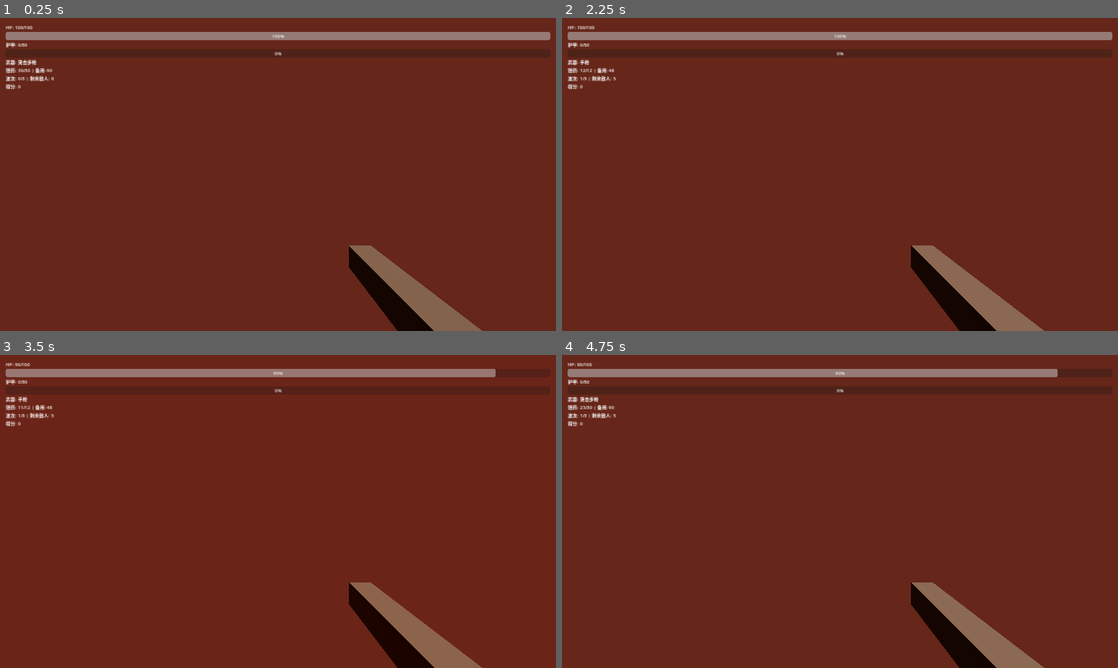
Above: before the commit, frames 1-4 (two rows, left to right).
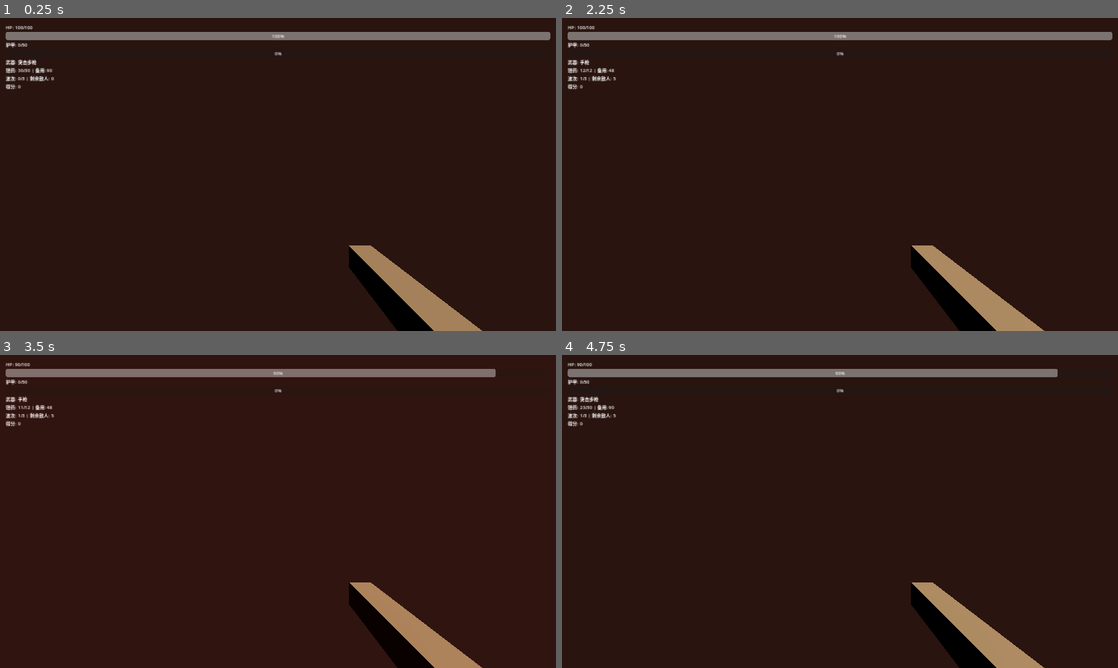
Above: after the commit, the same moments.

Repository: HP-jh/mars-arena-64type
Game: Godot game, scene res://scenario/main.tscn
Two runs of this game, one before a commit and one after it. Both use one fixed random seed, a clock stepped at 60 frames per second and the inputs below.
Inputs (mouse positions are in pixels of both pictures, inside the frame that each line leads up to):
- Up to frame 1 (0.25 s): no input
- Up to frame 2 (2.25 s): tap Enter at 0.5, 2 s; move the mouse to (867, 174) at 0.52 s; press the mouse at (867, 174) at 0.53 s; hold W (move_forward) from 0.53 s (still down); tap Space (jump) at 0.77, 1.25, 1.52 s; move the mouse to (812, 174) at 1.27 s; release the mouse at (812, 174) at 1.28 s; tap Shift (sprint) at 1.35 s; move the mouse to (851, 168) at 2.02 s; hold Q (switch_weapon) from 2.03 s (still down)
- Up to frame 3 (3.5 s): keep holding W (move_forward); tap Space (jump) at 2.75, 3.02 s; move the mouse to (272, 517) at 2.77 s; release Q (switch_weapon) at 2.78 s; click (272, 517) at 2.85 s
- Up to frame 4 (4.75 s): keep holding W (move_forward); move the mouse to (878, 514) at 3.52 s; hold Shift (sprint) 3.53-4.28 s; tap Space (jump) at 3.77, 4.52 s; tap Enter at 4.25 s; move the mouse to (795, 508) at 4.27 s; tap Q (switch_weapon) at 4.35 s

The runs differ from the first frame. In frame 1, 99% of the frame differs, in the area x 0-100%, y 0-100%; in frame 2, 99%; in frame 3, 99%; in frame 4, 99%.

Commit message:
feat(graphics): 低开销画质预设 + 云端一键构建发布流水线
画质（graphics/quality.gd，Autoload）：
- low/medium/high 三档，自动探测显卡（llvmpipe/SwiftShader -> low）
- medium: 程序化天空 + 空气透视雾 + 2x MSAA + 程序化地面材质 + 中心补光
- 地面细节全部在 shader 内计算（value noise + 板块缝），零贴图采样
- 关闭 SSAO/SSIL/SDFGI/体积雾/Glow，draw call 增量恒定
- 可用 --quality=high / --low-gpu / MARS_QUALITY 覆盖

构建：
- .github/workflows/build.yml: 4 语言内核编译 -> 322 向量逐位校验 ->
  Windows/Linux 导出 -> 打包 -> 打 tag 自动建 Release
- export_presets.cfg: 新增 Linux 预设，排除 native 构建中间产物

Diff:
--- /dev/null
+++ b/graphics/quality.gd
@@ -0,0 +1,354 @@
+extends Node
+
+## GraphicsQuality — 低开销画质预设（Autoload）
+##
+## 目标：在集显 / 软件渲染上也能「看起来明显更好」，但几乎不增加 GPU 负担。
+##
+## 原则：
+##   1. 只增加**常量数量的 draw call**：地面用 1 个程序化 shader 平面，
+##      发光条/网格线全部合进 1 个 MultiMesh。
+##   2. 不用后处理链、不用 SSAO/SSIL/体积雾/Glow，不用 4x MSAA。
+##   3. 所有改动可一键降级；任何一步失败都静默跳过，绝不影响游戏启动。
+##
+## 预设：
+##   low    — 关雾、关阴影、无装饰（最省，软件渲染自动选中）
+##   medium — 天空 + 空气透视雾 + 2x MSAA + 程序化地面 + 网格线 + 边界灯带（默认）
+##   high   — 中等基础上 4 级阴影级联、更远阴影距离、轻微调色
+##
+## 选择顺序：`--low-gpu` > `--quality=xx` > 环境变量 MARS_QUALITY > 自动探测 > medium
+
+const PRESETS := ["low", "medium", "high"]
+
+var preset := "medium"
+var applied := false
+
+var _status := {}
+
+func _ready() -> void:
+	process_mode = Node.PROCESS_MODE_ALWAYS
+	call_deferred("_apply_when_ready")
+
+func _apply_when_ready() -> void:
+	for _i in range(180):
+		if get_tree().current_scene != null:
+			break
+		await get_tree().process_frame
+	await get_tree().process_frame
+	apply(_pick_preset())
+
+func _pick_preset() -> String:
+	for a in OS.get_cmdline_user_args() + OS.get_cmdline_args():
+		if a == "--low-gpu":
+			return "low"
+		if a.begins_with("--quality="):
+			var v := a.get_slice("=", 1).to_lower()
+			if v in PRESETS:
+				return v
+	var env := OS.get_environment("MARS_QUALITY").to_lower()
+	if env in PRESETS:
+		return env
+
+	var adapter := RenderingServer.get_video_adapter_name().to_lower()
+	_status["adapter"] = adapter
+	_status["renderer"] = str(ProjectSettings.get_setting("rendering/renderer/rendering_method", "gl_compatibility"))
+	if adapter.contains("llvmpipe") or adapter.contains("swiftshader") \
+			or adapter.contains("softpipe") or adapter.contains("software") or adapter == "":
+		return "low"
+	return "medium"
+
+func apply(name: String) -> void:
+	if not (name in PRESETS):
+		name = "medium"
+	preset = name
+	var scene := get_tree().current_scene
+	if scene == null:
+		return
+	_apply_environment(scene)
+	_apply_arena_dressing(scene)
+	_apply_msaa()
+	applied = true
+	_status["preset"] = preset
+	_status["applied"] = true
+	_save_status()
+	print("[GraphicsQuality] preset=%s adapter=%s" % [preset, str(_status.get("adapter", "?"))])
+
+func _save_status() -> void:
+	var f := FileAccess.open("user://graphics_status.json", FileAccess.WRITE)
+	if f:
+		f.store_string(JSON.stringify(_status, "  "))
+		f.close()
+
+# ---------------------------------------------------------------- 节点查找
+
+func _find_by_name(root: Node, want: String) -> Node:
+	if root.name == want:
+		return root
+	for c in root.get_children():
+		var r := _find_by_name(c, want)
+		if r != null:
+			return r
+	return null
+
+func _find_first_of_type(root: Node, cls: String) -> Node:
+	if root.is_class(cls):
+		return root
+	for c in root.get_children():
+		var r := _find_first_of_type(c, cls)
+		if r != null:
+			return r
+	return null
+
+# ---------------------------------------------------------------- environment
+
+func _apply_environment(scene: Node) -> void:
+	var we := _find_first_of_type(scene, "WorldEnvironment") as WorldEnvironment
+	if we == null:
+		_status["environment"] = "missing"
+		return
+	var env: Environment
+	if we.environment == null:
+		env = Environment.new()
+	else:
+		env = we.environment.duplicate(true)   # 不污染共享资源
+	we.environment = env
+
+	if preset != "low":
+		# 程序化天空：1 次 draw，换来地平线层次 + 免费的环境光
+		var sky := Sky.new()
+		var mat := ProceduralSkyMaterial.new()
+		mat.sky_top_color = Color(0.10, 0.07, 0.10)
+		mat.sky_horizon_color = Color(0.55, 0.29, 0.18)
+		mat.sky_curve = 0.18
+		mat.ground_bottom_color = Color(0.05, 0.03, 0.03)
+		mat.ground_horizon_color = Color(0.30, 0.16, 0.11)
+		mat.sun_angle_max = 10.0
+		mat.sun_curve = 0.10
+		sky.sky_material = mat
+		env.sky = sky
+		env.background_mode = Environment.BG_SKY
+		env.ambient_light_source = Environment.AMBIENT_SOURCE_SKY
+		env.ambient_light_energy = 0.20
+		env.ambient_light_sky_contribution = 1.0
+	else:
+		env.sky = null
+		env.background_mode = Environment.BG_COLOR
+		env.background_color = Color(0.16, 0.08, 0.06)
+		env.ambient_light_source = Environment.AMBIENT_SOURCE_COLOR
+		env.ambient_light_color = Color(0.28, 0.15, 0.10)
+		env.ambient_light_energy = 0.30
+
+	# 空气透视雾：只影响远处，成本极低
+	env.fog_enabled = preset != "low"
+	if env.fog_enabled:
+		env.fog_light_color = Color(0.55, 0.26, 0.17)
+		env.fog_light_energy = 0.7
+		env.fog_density = 0.006
+		env.fog_aerial_perspective = 0.5
+		env.fog_sky_affect = 0.15
+		env.fog_height = 0.6
+		env.fog_height_density = 0.06
+
+	env.tonemap_mode = Environment.TONE_MAPPER_ACES
+	env.tonemap_exposure = 1.0
+	if preset == "high":
+		env.adjustment_enabled = true
+		env.adjustment_brightness = 1.0
+		env.adjustment_contrast = 1.05
+		env.adjustment_saturation = 1.06
+	else:
+		env.adjustment_enabled = false
+
+	env.reflected_light_source = Environment.REFLECTION_SOURCE_SKY
+	env.ssao_enabled = false
+	env.ssil_enabled = false
+	env.sdfgi_enabled = false
+	env.volumetric_fog_enabled = false
+	env.glow_enabled = false
+
+	for node in scene.find_children("*", "DirectionalLight3D", true, false):
+		var light := node as DirectionalLight3D
+		light.shadow_enabled = preset != "low"
+		light.light_energy = 1.05
+		light.light_color = Color(1.0, 0.82, 0.62)
+		light.light_angular_distance = 0.5
+		light.shadow_bias = 0.03
+		light.shadow_normal_bias = 1.4
+		light.directional_shadow_split_1 = 0.10
+		light.directional_shadow_split_2 = 0.25
+		light.directional_shadow_split_3 = 0.50
+		if preset == "high":
+			light.directional_shadow_mode = DirectionalLight3D.SHADOW_PARALLEL_4_SPLITS
+			light.directional_shadow_max_distance = 70.0
+		else:
+			light.directional_shadow_mode = DirectionalLight3D.SHADOW_PARALLEL_2_SPLITS
+			light.directional_shadow_max_distance = 45.0
+
+	_status["environment"] = "ok"
+
+func _apply_msaa() -> void:
+	var vp := get_tree().root
+	if vp == null:
+		return
+	vp.msaa_3d = Viewport.MSAA_2X if preset != "low" else Viewport.MSAA_DISABLED
+	vp.screen_space_aa = Viewport.SCREEN_SPACE_AA_DISABLED
+	vp.use_taa = false
+	vp.scaling_3d_mode = Viewport.SCALING_3D_MODE_BILINEAR
+	vp.scaling_3d_scale = 1.0
+
+# ------------------------------------------------------------- arena dressing
+
+func _apply_arena_dressing(scene: Node) -> void:
+	if preset == "low":
+		_status["dressing"] = "off(low)"
+		return
+	var arena := _find_by_name(scene, "Arena") as Node3D
+	if arena == null:
+		_status["dressing"] = "no-arena"
+		return
+	if arena.get_node_or_null("QualityDressing") != null:
+		_status["dressing"] = "already"
+		return
+
+	var root := Node3D.new()
+	root.name = "QualityDressing"
+	arena.add_child(root)
+
+	_upgrade_ground(scene)
+	_add_center_light(root)
+
+	_status["dressing"] = "ok"
+
+## 地面：程序化材质（无贴图采样），1 draw call，细节全在 shader 里算
+func _upgrade_ground(scene: Node) -> void:
+	var ground := _find_by_name(scene, "Ground") as MeshInstance3D
+	if ground == null:
+		return
+	var extent := 25.0
+	if ground.mesh is PlaneMesh:
+		extent = (ground.mesh as PlaneMesh).size.x * 0.5
+
+	var sh := Shader.new()
+	sh.code = """
+shader_type spatial;
+render_mode diffuse_lambert, cull_back;
+
+uniform vec3 rock_dark : source_color = vec3(0.17, 0.09, 0.07);
+uniform vec3 rock_light : source_color = vec3(0.33, 0.19, 0.13);
+uniform vec3 grout : source_color = vec3(0.06, 0.04, 0.03);
+uniform float cell = 2.5;
+uniform float half_extent = 25.0;
+
+varying vec3 wp;
+
+float hash(vec2 p) {
+	return fract(sin(dot(p, vec2(127.1, 311.7))) * 43758.5453);
+}
+
+// 便宜的 value noise（4 次 hash + 2 次平滑），无贴图采样
+float vnoise(vec2 p) {
+	vec2 i = floor(p);
+	vec2 f = fract(p);
+	f = f * f * (3.0 - 2.0 * f);
+	float a = hash(i);
+	float b = hash(i + vec2(1.0, 0.0));
+	float c = hash(i + vec2(0.0, 1.0));
+	float d = hash(i + vec2(1.0, 1.0));
+	return mix(mix(a, b, f.x), mix(c, d, f.x), f.y);
+}
+
+void vertex() {
+	wp = (MODEL_MATRIX * vec4(VERTEX, 1.0)).xyz;
+}
+
+void fragment() {
+	vec2 p = wp.xz;
+	float n = vnoise(p * 1.3) * 0.55 + vnoise(p * 4.7) * 0.30 + vnoise(p * 11.0) * 0.15;
+	vec3 base = mix(rock_dark, rock_light, n);
+
+	// 板块缝隙：深色细线，远处自动变淡（避免摩尔纹）
+	vec2 q = abs(fract(p / cell + 0.5) - 0.5) * cell;
+	float seam = 1.0 - smoothstep(0.015, 0.06, min(q.x, q.y));
+	float dist = length(p);
+	float seam_fade = 1.0 - smoothstep(half_extent * 0.5, half_extent * 0.95, dist);
+	base = mix(base, grout, seam * 0.65 * seam_fade);
+
+	// 中心区域略微提亮，形成视觉焦点
+	float focus = 1.0 - smoothstep(0.0, half_extent * 0.7, dist);
+	base *= 1.0 + focus * 0.22;
+
+	ALBEDO = base;
+	ROUGHNESS = mix(0.72, 0.96, n);
+	METALLIC = 0.03;
+}
+"""
+	var mat := ShaderMaterial.new()
+	mat.shader = sh
+	mat.set_shader_parameter("half_extent", extent)
+	mat.set_shader_parameter("cell", 2.5)
+	ground.material_override = mat
+
+	_status["ground"] = "procedural"
+
+## 中心补光：1 个无阴影 OmniLight，几乎零成本，让掩体有体积感
+func _add_center_light(parent: Node3D) -> void:
+	var l := OmniLight3D.new()
+	l.name = "ArenaLight"
+	l.position = Vector3(0, 7.0, 0)
+	l.light_color = Color(1.0, 0.62, 0.36)
+	l.light_energy = 1.6
+	l.omni_range = 34.0
+	l.omni_attenuation = 1.3
+	l.shadow_enabled = false
+	parent.add_child(l)
+
+## 灯带 + 网格：全部合进 1 个 MultiMesh（1 draw call，无阴影）
+func _add_light_strips(parent: Node3D) -> void:
+	var box := BoxMesh.new()
+	box.size = Vector3(1.0, 0.05, 0.045)
+
+	var mat := StandardMaterial3D.new()
+	mat.shading_mode = BaseMaterial3D.SHADING_MODE_UNSHADED
+	mat.albedo_color = Color(1.0, 0.55, 0.25)
+	mat.emission_enabled = true
+	mat.emission = Color(1.0, 0.48, 0.18)
+	mat.emission_energy_multiplier = 1.8
+	box.material = mat
+
+	# 网格线：每 2.5 单位一条，20x20 场地 -> 每方向 16 条
+	var half := 20.0
+	var cell := 2.5
+	var lines := int((half * 2.0) / cell) + 1
+
+	var xf: Array[Transform3D] = []
+	# 沿 X 方向的线（横线）
+	for i in lines:
+		var z := -half + i * cell
+		xf.append(Transform3D(Basis().scaled(Vector3(half * 2.0, 1.0, 1.0)), Vector3(0, 0.014, z)))
+	# 沿 Z 方向的线（竖线）
+	for i in lines:
+		var x := -half + i * cell
+		xf.append(Transform3D(Basis(Vector3.UP, PI * 0.5).scaled(Vector3(half * 2.0, 1.0, 1.0)), Vector3(x, 0.014, 0)))
+
+	# 四边灯带（沿墙脚，稍微粗一点）
+	var edge := Basis().scaled(Vector3(half * 2.0, 2.0, 2.4))
+	xf.append(Transform3D(edge, Vector3(0, 0.03, -half)))
+	xf.append(Transform3D(edge, Vector3(0, 0.03, half)))
+	var edge_z := Basis(Vector3.UP, PI * 0.5).scaled(Vector3(half * 2.0, 2.0, 2.4))
+	xf.append(Transform3D(edge_z, Vector3(-half, 0.03, 0)))
+	xf.append(Transform3D(edge_z, Vector3(half, 0.03, 0)))
+
+	var mm := MultiMesh.new()
+	mm.transform_format = MultiMesh.TRANSFORM_3D
+	mm.mesh = box
+	mm.instance_count = xf.size()
+	for i in xf.size():
+		mm.set_instance_transform(i, xf[i])
+
+	var mmi := MultiMeshInstance3D.new()
+	mmi.name = "LightStrips"
+	mmi.multimesh = mm
+	mmi.cast_shadow = GeometryInstance3D.SHADOW_CASTING_SETTING_OFF
+	parent.add_child(mmi)
+
+func get_summary() -> String:
+	return "GraphicsQuality: preset=%s applied=%s" % [preset, str(applied)]
--- a/project.godot
+++ b/project.godot
@@ -21,6 +21,7 @@
 PersonalityTracker="*res://personality_64/personality_tracker.gd"
 GameManager="*res://data/game_manager.gd"
 DialogueManager="*res://scenario/dialogue_manager.gd"
+GraphicsQuality="*res://graphics/quality.gd"
 
 [display]
 
--- a/tools/capture.gd
+++ b/tools/capture.gd
@@ -1,19 +1,53 @@
 extends Node3D
 
 ## 调试截图工具：加载主场景，等待若干帧后保存 PNG
+##
+## 用法:
+##   godot --path . tools/capture.tscn -- --quality=medium --shot=/tmp/a.png
+##   godot --path . tools/capture.tscn -- --cam=0,8,14 --look=0,1,0
 
 @export var main_scene_path: String = "res://scenario/main.tscn"
 @export var wait_seconds: float = 4.0
 @export var out_path: String = "user://shot.png"
 
+var _cam_pos := Vector3.ZERO
+var _look_at := Vector3.ZERO
+var _has_cam := false
+
 func _ready() -> void:
+	for a in OS.get_cmdline_user_args():
+		if a.begins_with("--shot="):
+			out_path = a.get_slice("=", 1)
+		elif a.begins_with("--cam="):
+			_cam_pos = _parse_vec(a.get_slice("=", 1))
+			_has_cam = true
+		elif a.begins_with("--look="):
+			_look_at = _parse_vec(a.get_slice("=", 1))
+
 	var ps: PackedScene = load(main_scene_path)
 	var scene := ps.instantiate()
 	add_child(scene)
+
 	await get_tree().create_timer(wait_seconds).timeout
+
+	if _has_cam:
+		var cam := Camera3D.new()
+		cam.name = "DebugCam"
+		add_child(cam)
+		cam.global_position = _cam_pos
+		cam.look_at(_look_at)
+		cam.current = true
+
+	await get_tree().process_frame
 	await RenderingServer.frame_post_draw
 	var img := get_viewport().get_texture().get_image()
-	var abs_path := ProjectSettings.globalize_path(out_path)
+	var abs_path := ProjectSettings.globalize_path(out_path) if out_path.begins_with("user://") else out_path
 	img.save_png(abs_path)
 	print("CAPTURED: ", abs_path, " ", img.get_width(), "x", img.get_height())
 	get_tree().quit()
+
+func _parse_vec(s: String) -> Vector3:
+	var p := s.split(",")
+	if p.size() < 3:
+		return Vector3.ZERO
+	return Vector3(float(p[0]), float(p[1]), float(p[2]))
Not shown, changed: export_presets.cfg
